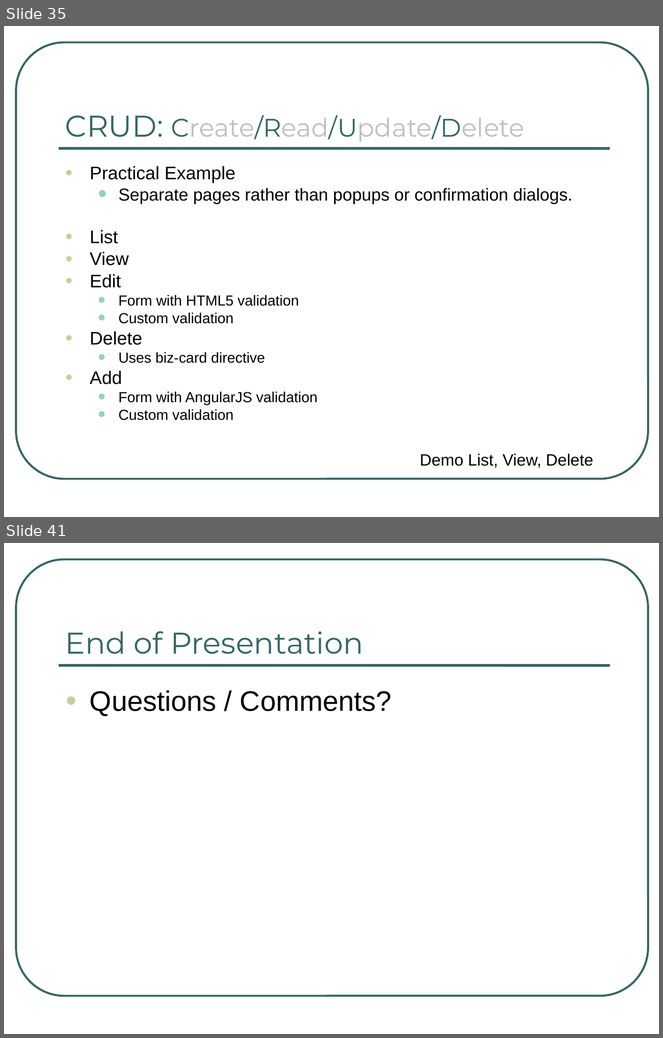
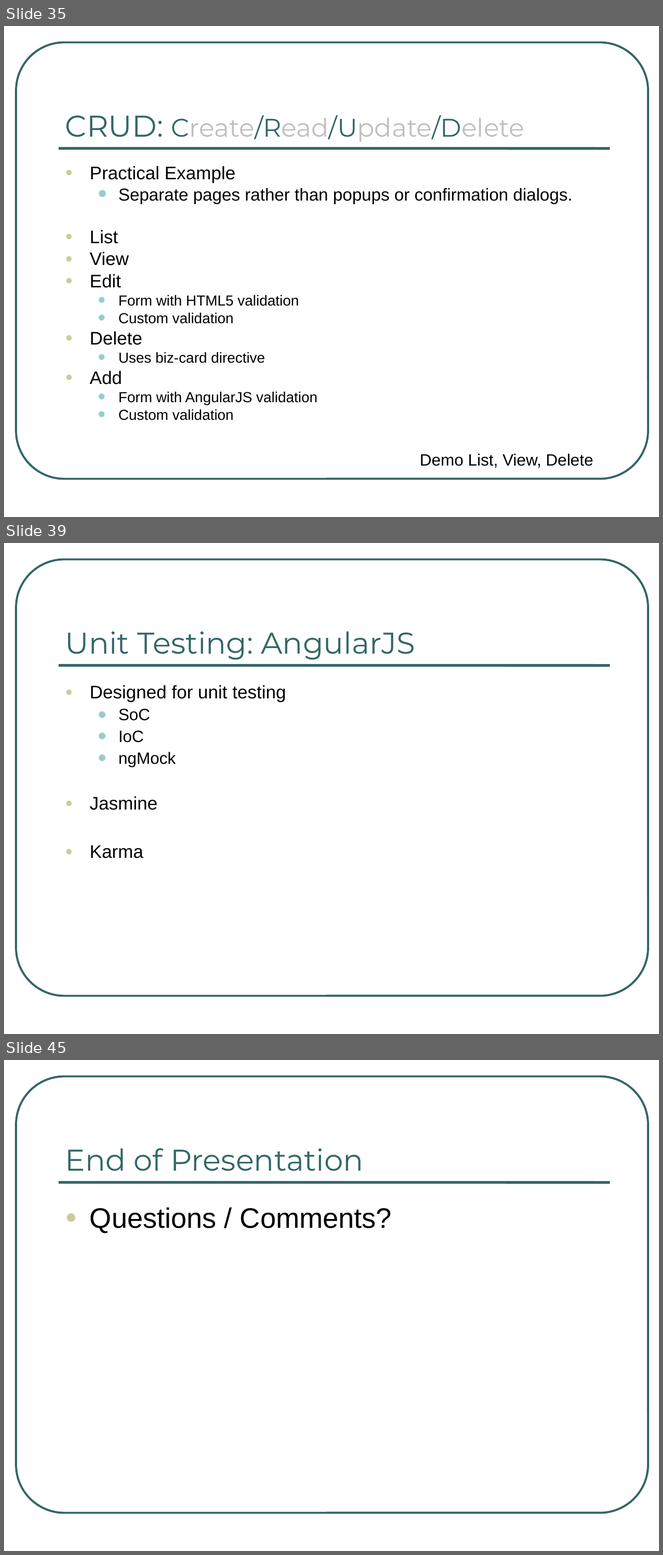
Before and after one commit to ng-al/AngularIntroApp, a slide deck: AngularJS Intro.ppt. Shown one above the other, each under a label of ours: slides 35 and 41 before the commit, slides 35, 39 and 45 after it; the slides between them are not shown. The pictures are 663x1038 and 663x1555 pixels, drawn with LibreOffice and Linux fonts; fonts in the diff are those of the drawing. Boxes give left, top, right and bottom in pixels: in the first picture for what was removed or moved away, otherwise in the second. Text is boxed around its words. In the diff, an @@ line names an element or a change of style, - is before the commit and + after.

```diff
--- a/AngularJS Intro.ppt
+++ b/AngularJS Intro.ppt
@@ slide 39 added at bbox=[4, 543, 659, 1034], background #FFFFFF; not listed: 2 template elements that a slide beside it also shows @@
@@ title added at bbox=[65, 631, 415, 660], 33 pt, text #336666 @@
+Unit Testing: AngularJS
@@ text added at bbox=[90, 685, 286, 859], 20 pt, text #000000 @@
+● Designed for unit testing
+  • SoC
+  • IoC
+  • ngMock
+● Jasmine
+● Karma
@@ what was slide 41 is now slide 45 @@
```
Also in this commit, not shown: 17 slides changed, 3 other slides added, 1 other file.
